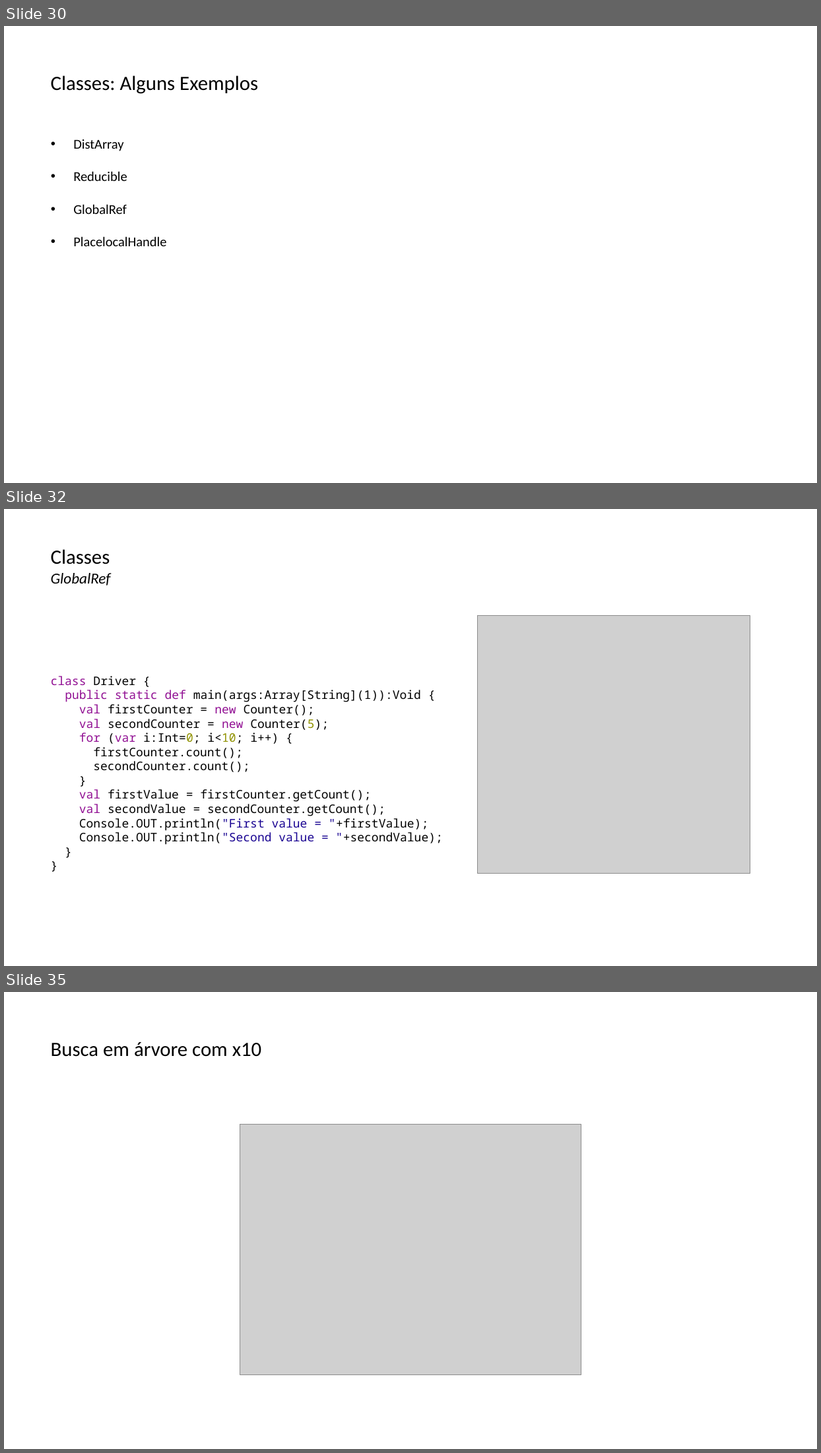
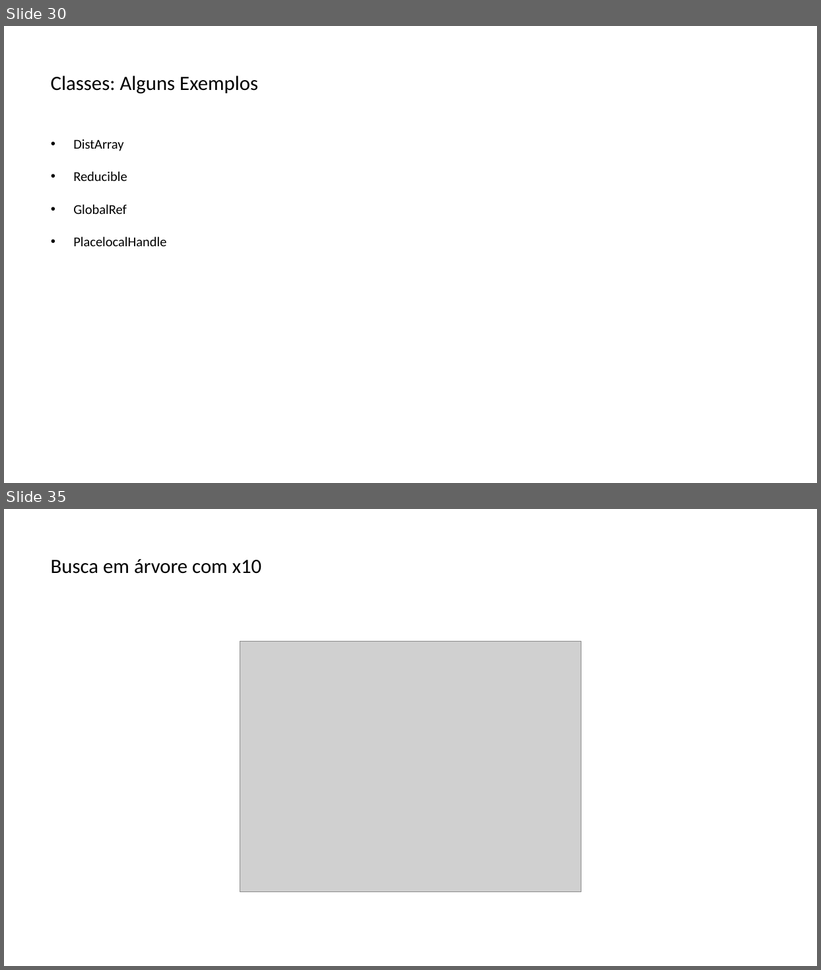
Before and after one commit to lquatrin/inf2591, a slide deck: x10.pptx. Shown one above the other, each under a label of ours: slides 30, 32 and 35 before the commit, slides 30 and 35 after it; the slides between them are not shown. The pictures are 821x1453 and 821x970 pixels, drawn with LibreOffice and Linux fonts; fonts in the diff are those of the drawing; grey boxes stand for pictures. Boxes give left, top, right and bottom in pixels: in the first picture for what was removed or moved away, otherwise in the second. Text is boxed around its words. In the diff, an @@ line names an element or a change of style, - is before the commit and + after.

```diff
--- a/x10.pptx
+++ b/x10.pptx
@@ slide 32 removed at (4,509,817,966), background #FFFFFF @@
@@ text removed at (51,549,111,586) @@
-Classes
-GlobalRef
@@ picture removed at (478,616,750,874) @@
@@ text removed at (51,676,443,845) @@
-class Driver {
-public static def main(args:Array[String](1)):Void {
-val firstCounter = new Counter();
-val secondCounter = new Counter(5);
-for (var i:Int=0; i<10; i++) {
-firstCounter.count();
-secondCounter.count();
-}
-val firstValue = firstCounter.getCount();
-val secondValue = secondCounter.getCount();
-Console.OUT.println("First value = "+firstValue);
-Console.OUT.println("Second value = "+secondValue);
-}
-}
```
Also in this commit, not shown: 13 slides changed, 8 slides added, 2 other slides removed, 1 other file.
